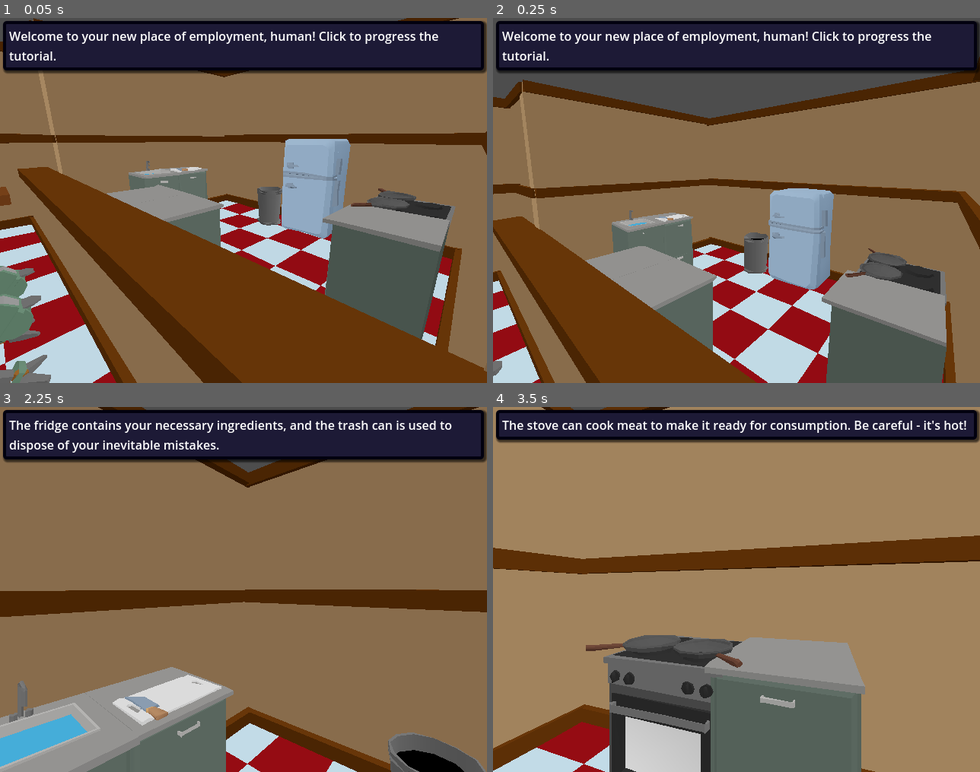
Above: before the commit, frames 1-4 (two rows, left to right).
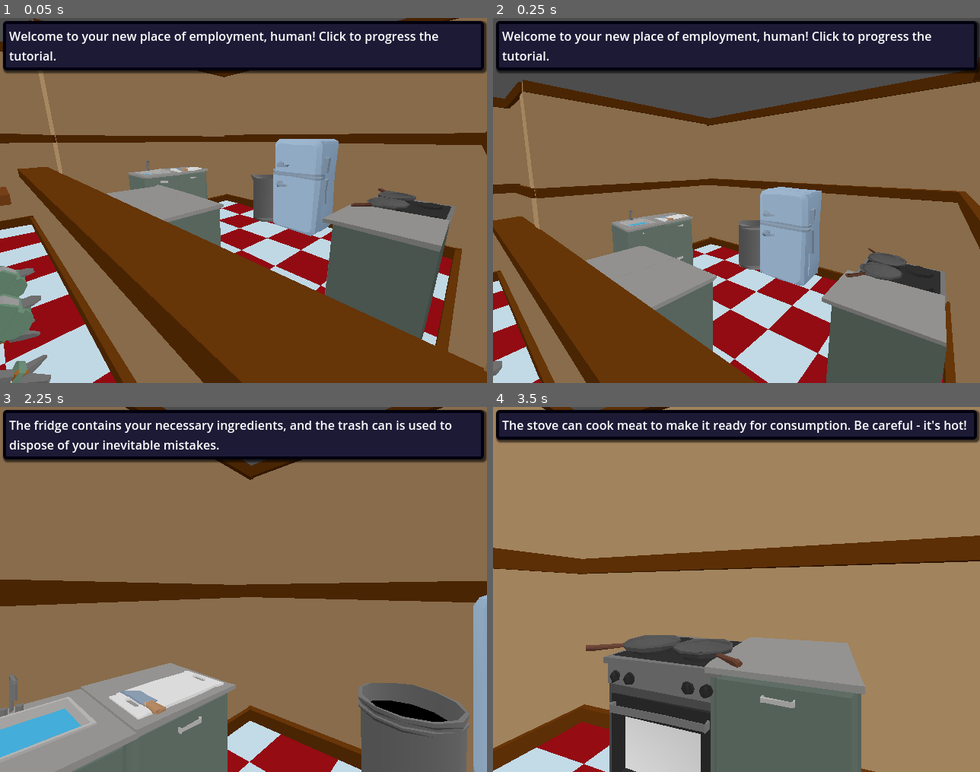
Above: after the commit, the same moments.

Repository: connor-lennox/DemoDisk
Game: Godot game, scene res://scenes/tutorial/tutorial_scene.tscn
Two runs of this game, one before a commit and one after it. Both use one fixed random seed, a clock stepped at 60 frames per second and the inputs below. This scene is started directly instead of the project's main scene.
Inputs (mouse positions are in pixels of both pictures, inside the frame that each line leads up to):
- Up to frame 1 (0.05 s): no input
- Up to frame 2 (0.25 s): no input
- Up to frame 3 (2.25 s): tap Enter (ui_accept) at 0.5, 0.77, 1.52 s; move the mouse to (350, 571) at 0.52 s; hold Right (ui_right) 0.53-1.28 s; click (350, 571) at 0.6 s; move the mouse to (146, 607) at 1.27 s; hold Left (ui_left) 1.28-2.03 s; click (146, 607) at 1.35 s; move the mouse to (292, 509) at 2.02 s; hold Right (ui_right) from 2.03 s (still down); click (292, 509) at 2.1 s
- Up to frame 4 (3.5 s): keep holding Right (ui_right); move the mouse to (712, 662) at 2.77 s; click (712, 662) at 2.85 s; tap Enter (ui_accept) at 3.02 s

The runs differ from the first frame. In frame 1, 1.7% of the frame differs, in the area x 51-73%, y 33-61%; in frame 2, 1.9%; in frame 3, 15%, in the area x 0-100%, y 0-100%; in frame 4, nothing differs.

Commit message:
start of main scene, restaurant rearrange

Diff:
--- a/nodes/player/player.tscn
+++ b/nodes/player/player.tscn
@@ -13,7 +13,7 @@
 
 [node name="InteractRaycast" type="RayCast3D" parent="CameraRig"]
 unique_name_in_owner = true
-target_position = Vector3(0, 0, -3)
+target_position = Vector3(0, 0, -4)
 collision_mask = 2
 collide_with_areas = true
 collide_with_bodies = false
--- /dev/null
+++ b/scenes/level/level_scene.gd
@@ -0,0 +1,8 @@
+extends Node3D
+
+@onready var customer_manager: CustomerManager = $CustomerManager
+
+# Called when the node enters the scene tree for the first time.
+func _ready():
+	customer_manager.spawn_customer()
+	customer_manager.spawn_customer()
--- /dev/null
+++ b/scenes/level/level_scene.tscn
@@ -0,0 +1,27 @@
+[gd_scene load_steps=7 format=3 uid="uid://dgs68t5c8jjj0"]
+
+[ext_resource type="Script" path="res://scenes/level/level_scene.gd" id="1_4sww3"]
+[ext_resource type="PackedScene" uid="uid://bc7fw6ecvwcv6" path="res://scenes/restaurant.tscn" id="1_o5324"]
+[ext_resource type="PackedScene" uid="uid://vi5ydb7g6j2x" path="res://nodes/player/player.tscn" id="2_7h5sr"]
+[ext_resource type="PackedScene" uid="uid://dswwd02hmgwf" path="res://ui/player_crosshair.tscn" id="3_ejqch"]
+[ext_resource type="Script" path="res://nodes/customers/customer_manager.gd" id="4_2v1mk"]
+[ext_resource type="PackedScene" uid="uid://duxcdv8q4kaw" path="res://items/plate_item.tscn" id="6_kgxja"]
+
+[node name="level_scene" type="Node3D"]
+script = ExtResource("1_4sww3")
+
+[node name="Restaurant" parent="." instance=ExtResource("1_o5324")]
+
+[node name="Player" parent="." node_paths=PackedStringArray("stations") instance=ExtResource("2_7h5sr")]
+transform = Transform3D(1, 0, 0, 0, 1, 0, 0, 0, 1, 0, 1.49219, 2.84348)
+stations = [NodePath("../Restaurant/Stations/ServeStation"), NodePath("../Restaurant/Stations/SinkStation"), NodePath("../Restaurant/Stations/FridgeStation"), NodePath("../Restaurant/Stations/OvenStation")]
+camera_x_limit = 40
+
+[node name="PlayerCrosshair" parent="." instance=ExtResource("3_ejqch")]
+
+[node name="CustomerManager" type="Node3D" parent="."]
+transform = Transform3D(1, 0, 0, 0, 1, 0, 0, 0, 1, 0, 0, -0.8)
+script = ExtResource("4_2v1mk")
+
+[node name="PlateItem" parent="." instance=ExtResource("6_kgxja")]
+transform = Transform3D(1, 0, 0, 0, 1, 0, 0, 0, 1, 0, 1.8572, 1.11035)
--- a/scenes/restaurant.tscn
+++ b/scenes/restaurant.tscn
@@ -13,7 +13,9 @@
 [ext_resource type="Resource" uid="uid://b64621o3jjgor" path="res://items/resources/burger_bread_item.tres" id="7_q7it2"]
 [ext_resource type="Resource" uid="uid://bi80xqad2yft1" path="res://items/resources/cheese_item.tres" id="8_j6w5v"]
 [ext_resource type="PackedScene" uid="uid://l10saewclqn1" path="res://nodes/objects/trashcan/trashcan.tscn" id="10_tb47y"]
+[ext_resource type="Resource" uid="uid://dfuhv7ss7s8qa" path="res://items/resources/lettuce_whole_item.tres" id="11_l6u63"]
 [ext_resource type="Environment" uid="uid://ds1lha3ksi3cf" path="res://shaders/game_environment.tres" id="12_hp55t"]
+[ext_resource type="Resource" uid="uid://xk3nfpmssm3o" path="res://items/resources/tomato_whole_item.tres" id="12_rmg2e"]
 [ext_resource type="PackedScene" uid="uid://dkag0fx78j7m8" path="res://assets/restaurant/table.glb" id="13_450xy"]
 [ext_resource type="PackedScene" uid="uid://jpvw3qljccly" path="res://assets/restaurant/diner_midwall.glb" id="15_v5el7"]
 
@@ -81,7 +83,7 @@
 script = ExtResource("3_7pihg")
 
 [node name="PlayerPosition" type="Node3D" parent="Stations/ServeStation"]
-transform = Transform3D(1, 0, 0, 0, 1, 0, 0, 0, 1, 0, 2.1, 0)
+transform = Transform3D(1, 0, 0, 0, 1, 0, 0, 0, 1, 0, 2.1, 0.225183)
 
 [node name="Counter" parent="Stations/ServeStation" instance=ExtResource("2_7gbyc")]
 transform = Transform3D(1, 0, 0, 0, 1, 0, 0, 0, 1, -0.5, 0, -1)
@@ -94,7 +96,7 @@
 script = ExtResource("3_7pihg")
 
 [node name="PlayerPosition" type="Node3D" parent="Stations/OvenStation"]
-transform = Transform3D(1, 0, 0, 0, 1, 0, 0, 0, 1, 0, 2.1, 0)
+transform = Transform3D(-4.37114e-08, 0, 1, 0, 1, 0, -1, 0, -4.37114e-08, 0.185565, 2.1, 0)
 
 [node name="Oven" parent="Stations/OvenStation" instance=ExtResource("5_w7kgg")]
 transform = Transform3D(-4.37114e-08, 0, 1, 0, 1, 0, -1, 0, -4.37114e-08, -1, 0, 0.5)
@@ -107,32 +109,40 @@
 script = ExtResource("3_7pihg")
 
 [node name="PlayerPosition" type="Node3D" parent="Stations/FridgeStation"]
-transform = Transform3D(1, 0, 0, 0, 1, 0, 0, 0, 1, 0, 2.1, 0)
+transform = Transform3D(-1, 0, -8.74228e-08, 0, 1, 0, 8.74228e-08, 0, -1, 0, 2.1, 0)
 
 [node name="Fridge" parent="Stations/FridgeStation" instance=ExtResource("6_fpovt")]
-transform = Transform3D(-1, 0, -8.74228e-08, 0, 1, 0, 8.74228e-08, 0, -1, -0.5, 0, 1.5)
+transform = Transform3D(-1, 0, -8.74228e-08, 0, 1, 0, 8.74228e-08, 0, -1, -0.188781, 0, 1.5)
 
 [node name="FoodSpawner" parent="Stations/FridgeStation/Fridge" instance=ExtResource("5_akbar")]
-transform = Transform3D(-0.258684, 0, 0.965962, 0, 1, 0, -0.965962, 0, -0.258684, -0.129885, 2.01979, -0.122233)
+transform = Transform3D(-0.258684, 0, 0.965962, 0, 1, 0, -0.965962, 0, -0.258684, -0.308109, 2.01979, 0.0443091)
 food_type = ExtResource("6_42vfm")
 
 [node name="FoodSpawner2" parent="Stations/FridgeStation/Fridge" instance=ExtResource("5_akbar")]
-transform = Transform3D(-0.258684, 0, 0.965962, 0, 1, 0, -0.965962, 0, -0.258684, 0.356961, 2.01979, -0.0823138)
+transform = Transform3D(-0.258684, 0, 0.965962, 0, 1, 0, -0.965962, 0, -0.258684, 0.319096, 2.01979, 0.0584011)
 food_type = ExtResource("7_q7it2")
 
 [node name="FoodSpawner3" parent="Stations/FridgeStation/Fridge" instance=ExtResource("5_akbar")]
-transform = Transform3D(-0.258684, 0, 0.965962, 0, 1, 0, -0.965962, 0, -0.258684, -0.0862443, 1.65454, -0.0321147)
+transform = Transform3D(-0.258684, 0, 0.965962, 0, 1, 0, -0.965962, 0, -0.258684, -0.0862443, 1.65454, 0.111706)
 food_type = ExtResource("8_j6w5v")
 
+[node name="FoodSpawner4" parent="Stations/FridgeStation/Fridge" instance=ExtResource("5_akbar")]
+transform = Transform3D(-0.258684, 0, 0.965962, 0, 1, 0, -0.965962, 0, -0.258684, -0.30356, 1.2362, 0.062624)
+food_type = ExtResource("11_l6u63")
+
+[node name="FoodSpawner5" parent="Stations/FridgeStation/Fridge" instance=ExtResource("5_akbar")]
+transform = Transform3D(-0.942566, 0, -0.334021, 0, 1, 0, 0.334021, 0, -0.942566, 0.295798, 1.2362, 0.140784)
+food_type = ExtResource("12_rmg2e")
+
 [node name="Trashcan" parent="Stations/FridgeStation" instance=ExtResource("10_tb47y")]
-transform = Transform3D(1, 0, 0, 0, 1, 0, 0, 0, 1, 0.768544, 0, 1.07251)
+transform = Transform3D(1.3, 0, 0, 0, 1.3, 0, 0, 0, 1.3, 1.07976, 0, 1.32632)
 
 [node name="SinkStation" type="Node3D" parent="Stations"]
 transform = Transform3D(1, 0, 0, 0, 1, 0, 0, 0, 1, 2, 0, 3)
 script = ExtResource("3_7pihg")
 
 [node name="PlayerPosition" type="Node3D" parent="Stations/SinkStation"]
-transform = Transform3D(1, 0, 0, 0, 1, 0, 0, 0, 1, 0, 2.1, 0)
+transform = Transform3D(1.19249e-08, 0, -1, 0, 1, 0, 1, 0, 1.19249e-08, 0, 2.1, 0)
 
 [node name="CuttingBoard" parent="Stations/SinkStation" instance=ExtResource("4_vsbeb")]
 transform = Transform3D(-4.37114e-08, 0, -1, 0, 1, 0, 1, 0, -4.37114e-08, 1, 0, 0.5)
--- a/scenes/tutorial/tutorial_scene.tscn
+++ b/scenes/tutorial/tutorial_scene.tscn
@@ -30,7 +30,7 @@
 description = "The sink is used to wash dishes, and the chopping board to cut food items."
 
 [node name="Point3" type="Node3D" parent="TutorialPoints" node_paths=PackedStringArray("station")]
-transform = Transform3D(-0.98875, -0.0861093, 0.122304, 0, 0.817669, 0.575688, -0.149576, 0.569212, -0.808471, 0.00781, 2.57879, 2.79274)
+transform = Transform3D(-0.988748, -0.0302011, 0.146506, 0, 0.979407, 0.201897, -0.149587, 0.199625, -0.968387, 0.354971, 2.20747, 3.03677)
 script = ExtResource("2_25uqi")
 description = "The fridge contains your necessary ingredients, and the trash can is used to dispose of your inevitable mistakes."
 station = NodePath("../../Restaurant/Stations/FridgeStation")
Not shown: 1 places in scenes/restaurant.tscn that only renumber resources
